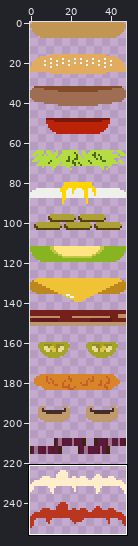
Two states of a sprite sheet, assets/ingredients.png. The picture above shows the old version from afar; the outline marks the close-up.
Close-up. Before the edit:
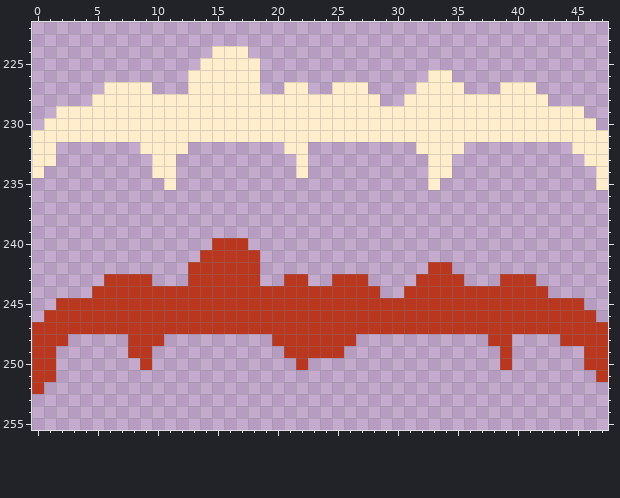
The file is 48x256 pixels. Shown: x 0..47, y 222..255. The commit also changed other parts of the picture, which this record leaves out.
After:
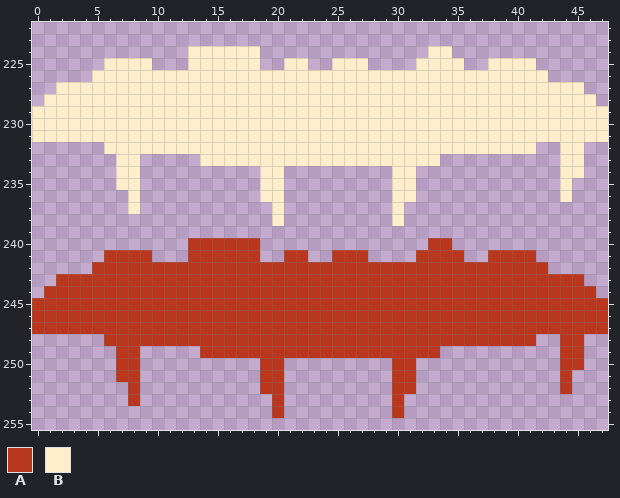
Palette (. is transparent): A #b9371e  B #ffedcc
Diff:
y 224: x 13..14 .. -> BB; x 18 . -> B; x 33..34 .. -> BB
y 225: x 6..9 .... -> BBBB; x 13 . -> B; x 21..22 .. -> BB; x 25..27 ... -> BBB; x 32..35 .... -> BBBB; x 38..41 .... -> BBBB
y 226: x 5..12 ........ -> BBBBBBBB; x 19..32 .............. -> BBBBBBBBBBBBBB; x 35..42 ........ -> BBBBBBBB
y 227: x 2..5 .... -> BBBB; x 10..12 ... -> BBB; x 19..20 .. -> BB; x 23..24 .. -> BB; x 28..31 .... -> BBBB; x 36..38 ... -> BBB; x 42..45 .... -> BBBB
y 228: x 1..4 .... -> BBBB; x 29..30 .. -> BB; x 43..46 .... -> BBBB
y 229: x 0..1 .. -> BB; x 46..47 .. -> BB
y 230: x 0 . -> B; x 47 . -> B
y 232: x 0..1 BB -> ..; x 6..8 ... -> BBB; x 13..20 ........ -> BBBBBBBB; x 23..31 ......... -> BBBBBBBBB; x 36..41 ...... -> BBBBBB; x 44 . -> B; x 46..47 BB -> ..
y 233: x 0..1 BB -> ..; x 7..8 .. -> BB; x 10..11 BB -> ..; x 14..21 ........ -> BBBBBBBB; x 23..32 .......... -> BBBBBBBBBB; x 34 B -> .; x 44..47 ..BB -> BB..
y 234: x 0 B -> .; x 7..8 .. -> BB; x 10..11 BB -> ..; x 19..20 .. -> BB; x 22 B -> .; x 30..31 .. -> BB; x 33..34 BB -> ..; x 44..45 .. -> BB; x 47 B -> .
y 235: x 7..8 .. -> BB; x 11 B -> .; x 19..20 .. -> BB; x 30..31 .. -> BB; x 33 B -> .; x 44 . -> B; x 47 B -> .
y 236: x 8 . -> B; x 19..20 .. -> BB; x 30..31 .. -> BB; x 44 . -> B
y 237: x 8 . -> B; x 20 . -> B; x 30 . -> B
y 238: x 20 . -> B; x 30 . -> B
y 240: x 13..14 .. -> AA; x 18 . -> A; x 33..34 .. -> AA
y 241: x 6..9 .... -> AAAA; x 13 . -> A; x 21..22 .. -> AA; x 25..27 ... -> AAA; x 32..35 .... -> AAAA; x 38..41 .... -> AAAA
y 242: x 5..12 ........ -> AAAAAAAA; x 19..32 .............. -> AAAAAAAAAAAAAA; x 35..42 ........ -> AAAAAAAA
y 243: x 2..5 .... -> AAAA; x 10..12 ... -> AAA; x 19..20 .. -> AA; x 23..24 .. -> AA; x 28..31 .... -> AAAA; x 36..38 ... -> AAA; x 42..45 .... -> AAAA
y 244: x 1..4 .... -> AAAA; x 29..30 .. -> AA; x 43..46 .... -> AAAA
y 245: x 0..1 .. -> AA; x 46..47 .. -> AA
y 246: x 0 . -> A; x 47 . -> A
y 248: x 0..2 AAA -> ...; x 6..7 .. -> AA; x 11..19 ......... -> AAAAAAAAA; x 27..37 ........... -> AAAAAAAAAAA; x 40..41 .. -> AA; x 46..47 AA -> ..
y 249: x 0..1 AA -> ..; x 7 . -> A; x 9 A -> .; x 14..20 ....... -> AAAAAAA; x 26..33 ........ -> AAAAAAAA; x 39 A -> .; x 44..47 ..AA -> AA..
y 250: x 0..1 AA -> ..; x 7..9 ..A -> AA.; x 19..20 .. -> AA; x 22 A -> .; x 30..31 .. -> AA; x 39 A -> .; x 44..47 ..AA -> AA..
y 251: x 0..1 AA -> ..; x 7..8 .. -> AA; x 19..20 .. -> AA; x 30..31 .. -> AA; x 44 . -> A; x 47 A -> .
y 252: x 0 A -> .; x 8 . -> A; x 19..20 .. -> AA; x 30..31 .. -> AA; x 44 . -> A
y 253: x 8 . -> A; x 20 . -> A; x 30 . -> A
y 254: x 20 . -> A; x 30 . -> A
